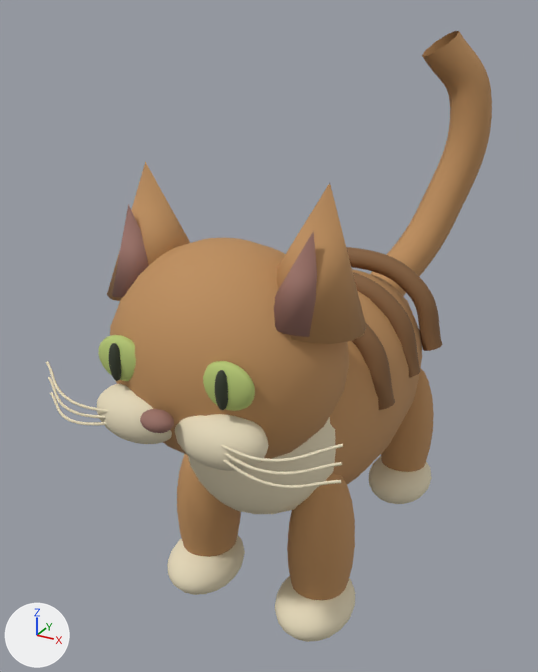
Two versions of the glTF model assets/village/tabby_cat.glb, one commit apart.
Both versions are drawn from a 50 mm lens placed at (0.513, -1.112, 0.964), pointed at (-0.08, -0.034, 0.425). Arrows for +X, +Y and +Z are at lower left; the lights stay in place. The first picture is the older version. Where no turn or scale is listed for an object, it has been applied to the vertices.

The first picture shows 'BackStripe.002', 'CatBody', 'CatHead', 'CatTail', 'Cheek.001', 'ChestBib', 'Leg0', 'Leg1', 'Leg3', 'Paw0', 'Paw1', 'Paw3', 'PointedEar', 'PointedEar.001' and 16 more.
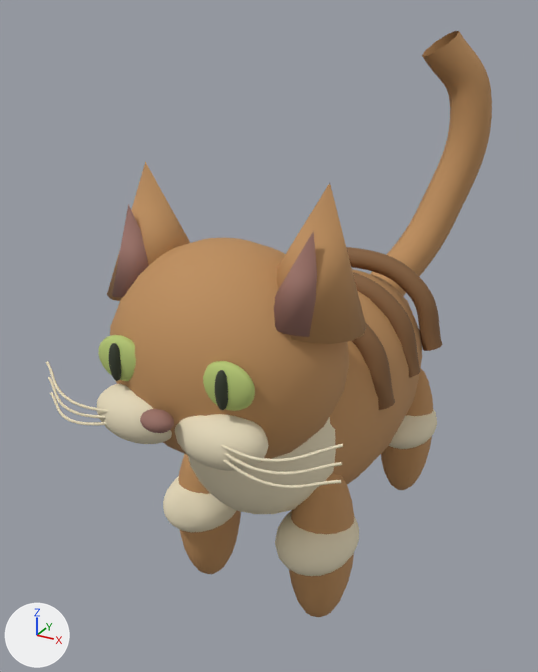
Where the newer file only moved an object's origin or applied its transform, the numbers keep the older frame.

Location of each change, (x1, y1, x2, y2) in pixels of the pictures (538 x 672 px):
'Paw1', moved: before (275, 576, 355, 642); after (275, 511, 359, 576)
'Paw0', moved: before (167, 535, 245, 595); after (163, 476, 237, 532)
'Paw3', moved: before (369, 456, 432, 504); after (389, 409, 437, 449)

The edits, one by one:
Object 'Paw0' (ob_paw0) moves from (-0.11, -0.216, 0.045) to (-0.11, -0.216, 0.18).
Object 'Paw1' (ob_paw1) moves from (0.11, -0.216, 0.045) to (0.11, -0.216, 0.18).
Object 'Paw3' (ob_paw3) moves from (0.11, 0.204, 0.045) to (0.11, 0.204, 0.18).
